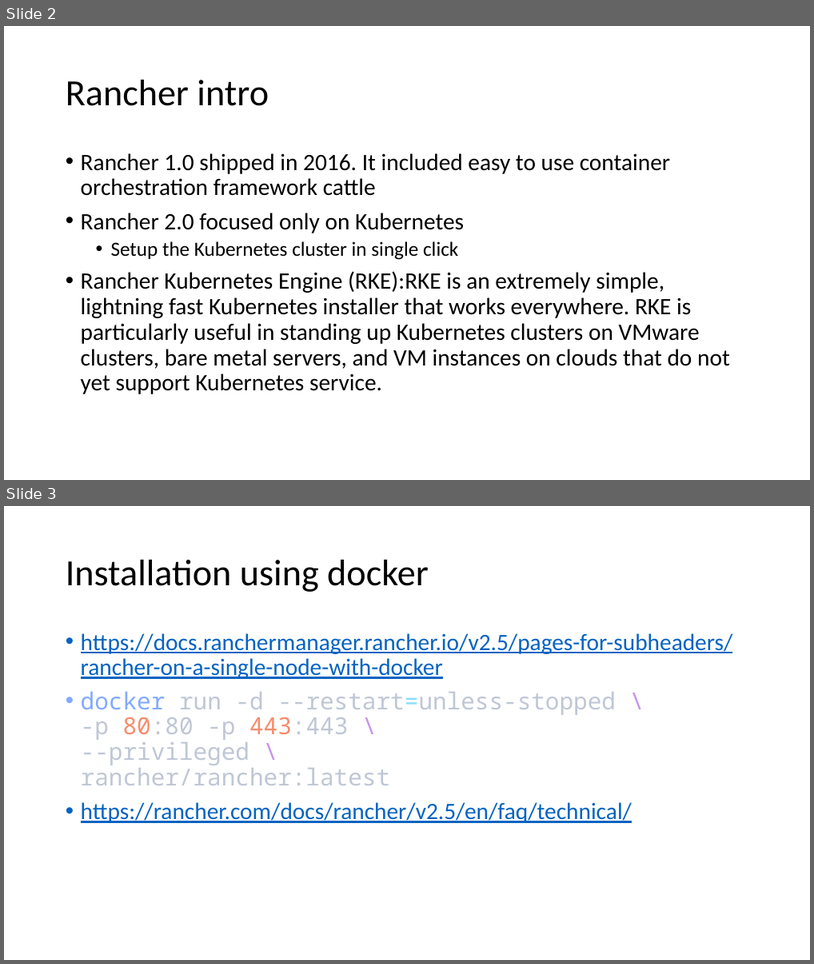
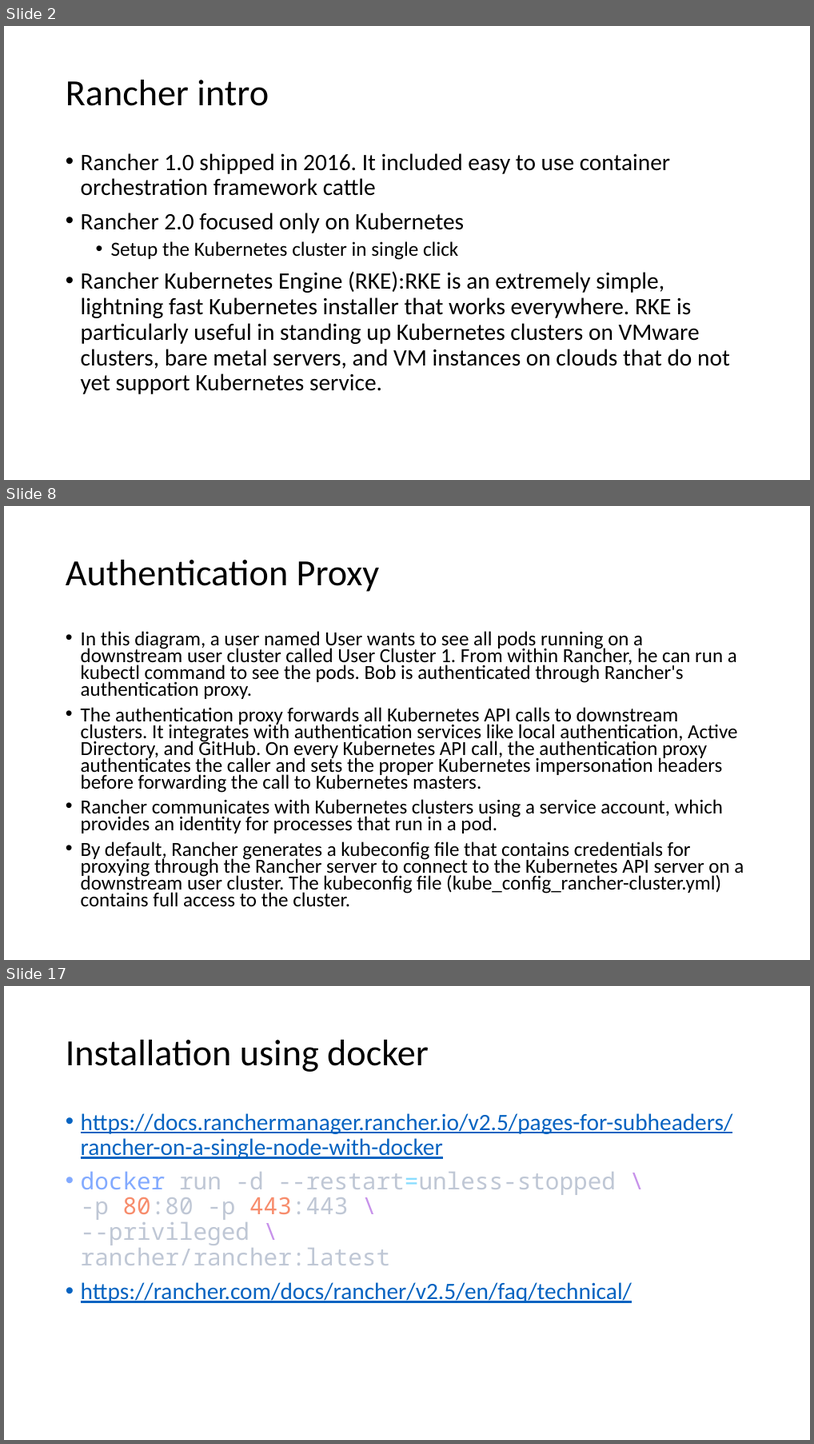
Before and after one commit to amitopenwriteup/my_proj, a slide deck: Rancher.pptx. Shown one above the other, each under a label of ours: slides 2 and 3 before the commit, slides 2, 8 and 17 after it; the slides between them are not shown. The pictures are 814x964 and 814x1444 pixels, drawn with LibreOffice and Linux fonts; fonts in the diff are those of the drawing. Boxes give left, top, right and bottom in pixels: in the first picture for what was removed or moved away, otherwise in the second. Text is boxed around its words. In the diff, an @@ line names an element or a change of style, - is before the commit and + after.

```diff
--- a/Rancher.pptx
+++ b/Rancher.pptx
@@ slide 8 added at bbox=[4, 506, 810, 960], background #FFFFFF @@
@@ title added at bbox=[66, 560, 380, 592], 44 pt, text #000000 @@
+Authentication Proxy
@@ text added at bbox=[81, 631, 744, 907], 23.8 pt, text #000000 @@
+• In this diagram, a user named User wants to see all pods running on a downstream user cluster called User Cluster 1. From within Rancher, he can run a kubectl command to see the pods. Bob is authenticated through Rancher's authentication proxy.
+• The authentication proxy forwards all Kubernetes API calls to downstream clusters. It integrates with authentication services like local authentication, Active Directory, and GitHub. On every Kubernetes API call, the authentication proxy authenticates the caller and sets the proper Kubernetes impersonation headers before forwarding the call to Kubernetes masters.
+• Rancher communicates with Kubernetes clusters using a service account, which provides an identity for processes that run in a pod.
+• By default, Rancher generates a kubeconfig file that contains credentials for proxying through the Rancher server to connect to the Kubernetes API server on a downstream user cluster. The kubeconfig file (kube_config_rancher-cluster.yml) contains full access to the cluster.
@@ what was slide 3 is now slide 17 @@
```
Also in this commit, not shown: 1 slide changed, 20 other slides added, 4 other files.
